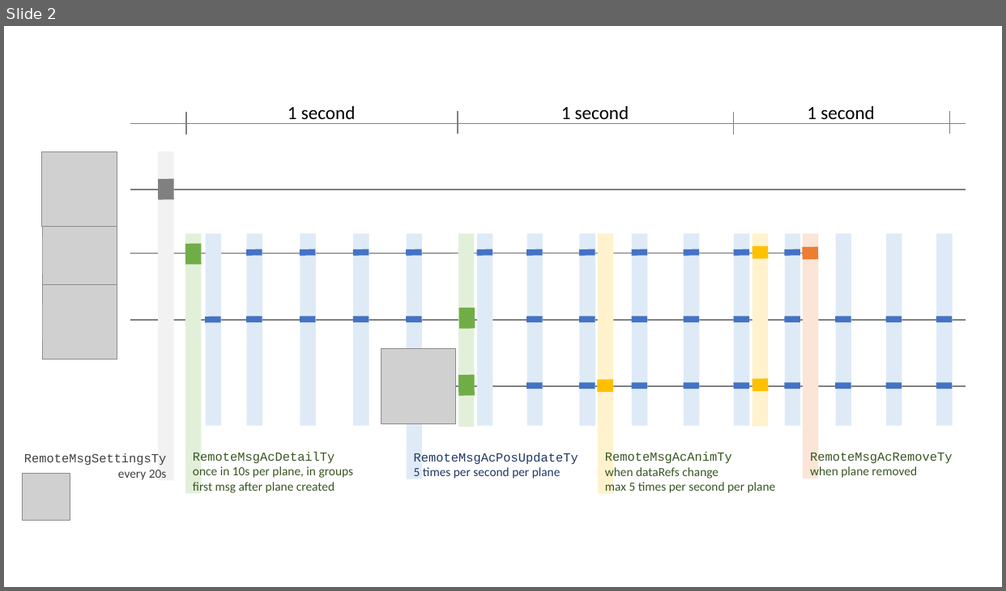
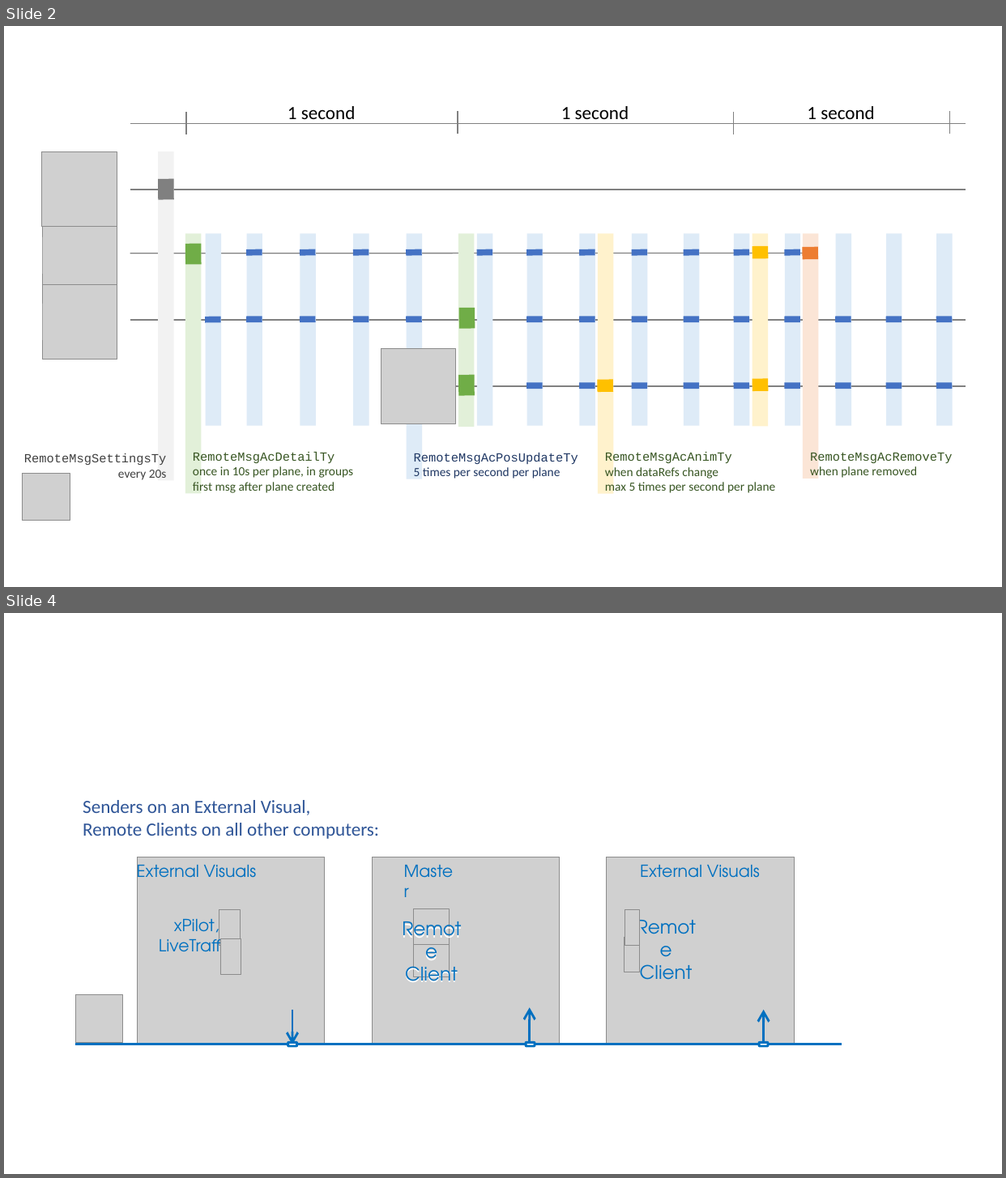
Before and after one commit to TwinFan/XPMP2, a slide deck: docs/XPMP2 Remote Architecture.pptx. Shown one above the other, each under a label of ours: slide 2 before the commit, slides 2 and 4 after it; the slides between them are not shown. The pictures are 1006x591 and 1006x1178 pixels, drawn with LibreOffice and Linux fonts; fonts in the diff are those of the drawing; grey boxes stand for pictures. Boxes give left, top, right and bottom in pixels: in the first picture for what was removed or moved away, otherwise in the second. Text is boxed around its words. In the diff, an @@ line names an element or a change of style, - is before the commit and + after.

Commit message:
Documentation updates especially around the Remote functionality, #22

```diff
--- a/docs/XPMP2 Remote Architecture.pptx
+++ b/docs/XPMP2 Remote Architecture.pptx
@@ slide 4 added at [4,613,1002,1174], background #FFFFFF @@
@@ text added at [83,800,379,839], 18 pt, text #2F5597 @@
+Senders on an External Visual,
+Remote Clients on all other computers:
@@ text added at [83,824,458,982], 18 pt, text #0070C0 @@
+Remote Client
@@ text added at [137,860,257,885], 16 pt, text #0070C0 @@
+External Visuals
@@ picture added at [138,857,325,1045] @@
@@ picture added at [372,857,560,1045] @@
@@ text added at [396,857,465,884], 16 pt, text #0070C0 @@
+Master
@@ picture added at [607,857,795,1045] @@
@@ text added at [640,865,760,878], 16 pt, text #0070C0 @@
+External Visuals
@@ text added at [159,914,234,960], 16 pt, text #0070C0 @@
+xPilot,
+LiveTraffic
@@ picture added at [219,909,241,945] @@
@@ picture added at [414,909,449,944] @@
@@ picture added at [625,909,640,945] @@
@@ picture added at [220,939,241,975] @@
@@ picture added at [414,942,449,977] @@
@@ picture added at [624,937,639,972] @@
@@ text added at [640,965,692,980], 18 pt, text #0070C0 @@
+Remote Client
@@ picture added at [75,995,123,1043] @@
@@ arrow added from (292, 1010) to (292, 1045), #0070C0 2.25 pt @@
@@ arrow added from (530, 1043) to (530, 1007), #0070C0 2.25 pt @@
@@ arrow added from (764, 1045) to (764, 1010), #0070C0 2.25 pt @@
@@ line added from (75, 1045) to (842, 1045), #0070C0 2.25 pt @@
@@ rounded rectangle added at [288,1043,297,1046], fill #FFFFFF, outline #0070C0 2.25 pt @@
@@ rounded rectangle added at [526,1043,535,1046], fill #FFFFFF, outline #0070C0 2.25 pt @@
@@ rounded rectangle added at [760,1043,769,1046], fill #FFFFFF, outline #0070C0 2.25 pt @@
```
Also in this commit, not shown: 3 slides changed, 46 other files.
